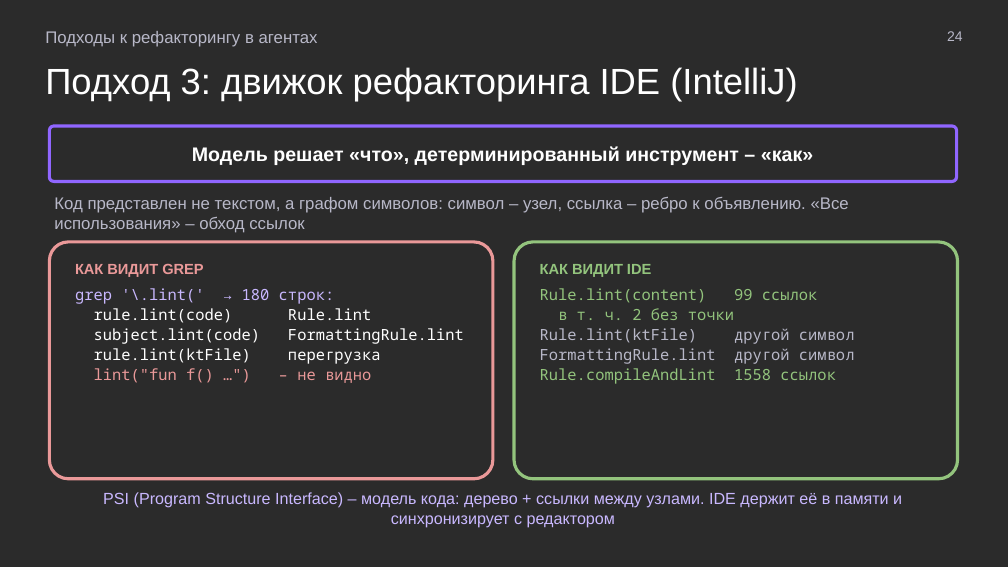
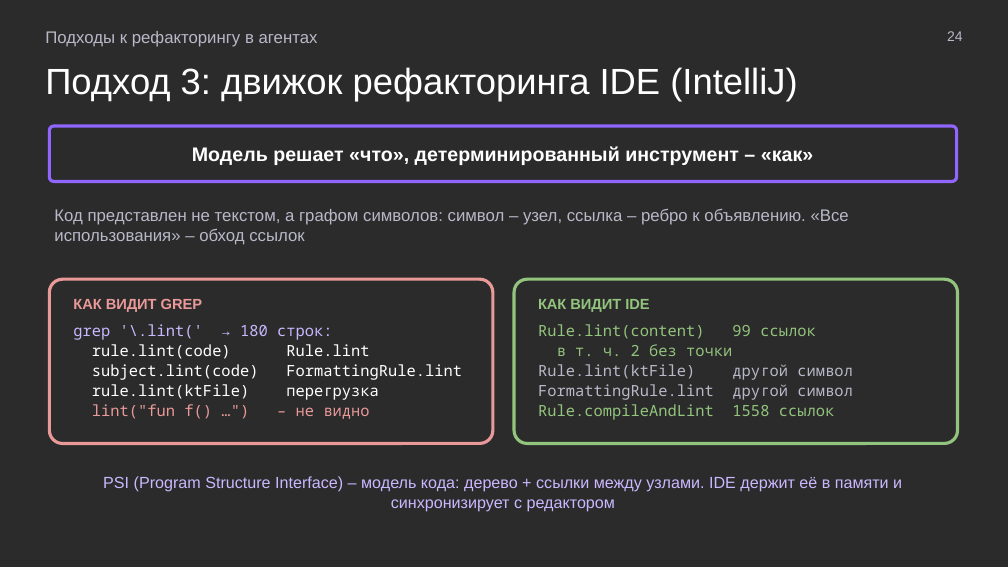
Before and after one commit to MchKosticyn/ide-refactoring-in-ai-agents, a slide deck: slide 24 of Доклад_ Рефакторинг в ИИ-агентах.pptx. Drawn at 1008x567 pixels with LibreOffice and Linux fonts; fonts in the diff are those of the drawing; background and template pictures are left out; a plain dark background stands for a picture behind light text. Boxes give left, top, right and bottom in pixels: in the first picture for what was removed or moved away, otherwise in the second. Text is boxed around its words. In the diff, an @@ line names an element or a change of style, - is before the commit and + after.

Commit message:
Bias slides titles, Serena quote, human baseline metrics from PR timeline, single token figure, agent/model line under video, adopt manual layout of engine slide

```diff
--- a/Доклад_ Рефакторинг в ИИ-агентах.pptx
+++ b/Доклад_ Рефакторинг в ИИ-агентах.pptx
@@ text "Код представлен не текстом, а ...": place and size @@
-text "Код представлен не текстом, а ..." at (54, 197, 849, 233)
+text "Код представлен не текстом, а ..." at (54, 209, 849, 245)
@@ rounded rectangle "КАК ВИДИТ GREP": place and size @@
-rounded rectangle "КАК ВИДИТ GREP" at (49, 242, 493, 479)
+rounded rectangle "КАК ВИДИТ GREP" at (49, 279, 493, 444)
@@ rounded rectangle "КАК ВИДИТ IDE": place and size @@
-rounded rectangle "КАК ВИДИТ IDE" at (514, 242, 958, 479)
+rounded rectangle "КАК ВИДИТ IDE" at (514, 279, 958, 444)
@@ text "PSI (Program Structure Interface) – ...": place and size @@
-text "PSI (Program Structure Interface) – ..." at (103, 492, 902, 528)
+text "PSI (Program Structure Interface) – ..." at (103, 476, 902, 512)
```
Also in this commit, not shown: 8 other slides changed, 2 other files.
